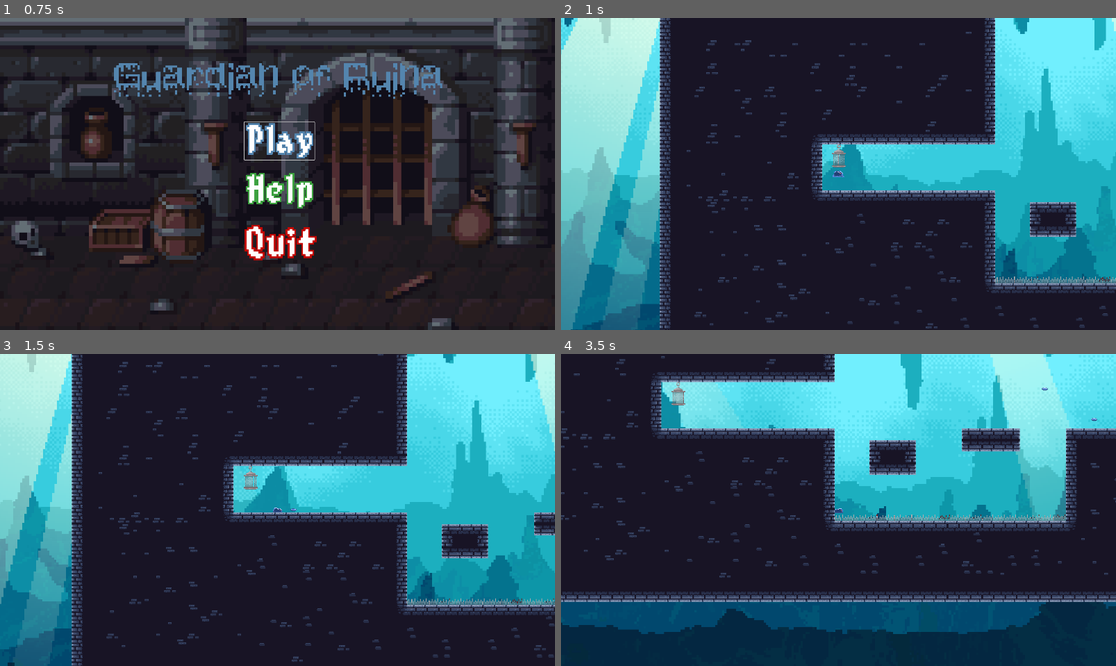
Above: before the commit, frames 1-4 (two rows, left to right).
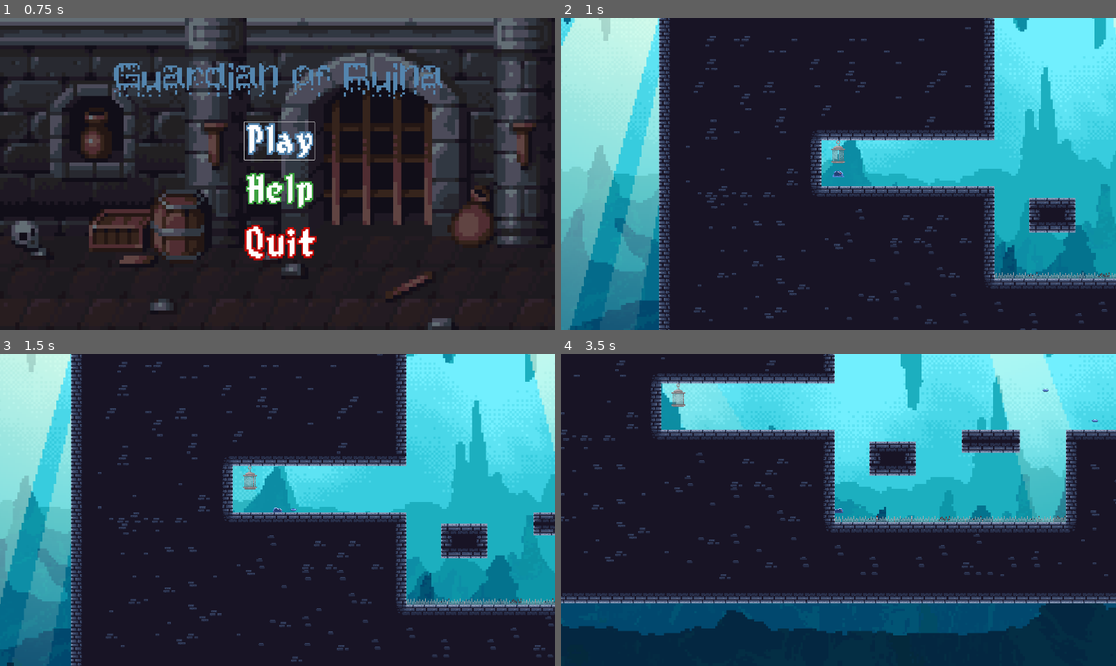
Above: after the commit, the same moments.

Repository: sirBruh/Main-Game
Game: Godot game, scene res://Scenes/menu.tscn
Same seed, same stepped clock (60 frames per second), same inputs: the game is played once before the commit and once after it.
Inputs (mouse positions are in pixels of both pictures, inside the frame that each line leads up to):
- Up to frame 1 (0.75 s): click (277, 139) at 0.5 s
- Up to frame 2 (1 s): no input
- Up to frame 3 (1.5 s): move the mouse to (399, 494) at 1.27 s; press the mouse at (399, 494) at 1.28 s; hold D (walk_right) from 1.28 s (still down)
- Up to frame 4 (3.5 s): tap W (jump) at 1.52, 2.27 s; move the mouse to (727, 525) at 2.02 s; release the mouse at (727, 525) at 2.03 s; click (727, 525) at 2.1 s; move the mouse to (894, 441) at 2.77 s; release D (walk_right) at 2.78 s; press the mouse at (894, 441) at 2.78 s; hold A (walk_left) from 2.78 s (still down)

Frame 1 is identical in both runs. In frame 2, 11% of the frame differs, in the area x 0-100%, y 0-100%; in frame 3, 3.6%; in frame 4, 9.5%.

Commit message:
ending the franchise (real)

Diff:
--- /dev/null
+++ b/Scenes/audio_controller.gd
@@ -0,0 +1,17 @@
+extends Node2D
+
+@export var mute: bool = false
+# Called when the node enters the scene tree for the first time.
+func _ready() -> void:
+	if not mute:
+		play_music()
+func play_music():
+	if get_tree().current_scene.name == "res://Scenes/menu.tscn":
+		$Menumusic.play
+	if get_tree().current_scene.name == "res://Scenes/world.tscn":
+		$Mainmusic.play
+	if get_tree().current_scene.name == "res://Scenes/win_screen.tscn":
+		$Endmusic.play
+# Called every frame. 'delta' is the elapsed time since the previous frame.
+func _process(delta: float) -> void:
+	pass
--- /dev/null
+++ b/Scenes/audio_controller.tscn
@@ -0,0 +1,19 @@
+[gd_scene load_steps=5 format=3 uid="uid://dpdulxhra104u"]
+
+[ext_resource type="AudioStream" uid="uid://bnxjefccawabe" path="res://Sprites/eco-technology-145636.mp3" id="1_g0n0o"]
+[ext_resource type="Script" path="res://Scenes/audio_controller.gd" id="1_qmya0"]
+[ext_resource type="AudioStream" uid="uid://h28x0u1ohlwx" path="res://Sprites/dark-piano-ambient-background-music-together-alone-216674.mp3" id="2_orqrk"]
+[ext_resource type="AudioStream" uid="uid://deymdm8kecnn1" path="res://Sprites/all dropping 8 bit beats from roblox.mp3" id="4_h4ucj"]
+
+[node name="AudioController" type="Node2D"]
+script = ExtResource("1_qmya0")
+
+[node name="Menumusic" type="AudioStreamPlayer2D" parent="."]
+stream = ExtResource("1_g0n0o")
+
+[node name="Mainmusic" type="AudioStreamPlayer2D" parent="."]
+stream = ExtResource("2_orqrk")
+
+[node name="Endmusic" type="AudioStreamPlayer2D" parent="."]
+stream = ExtResource("4_h4ucj")
+pitch_scale = 0.5
--- a/Scenes/menu_music.tscn
+++ /dev/null
@@ -1,7 +0,0 @@
-[gd_scene load_steps=2 format=3 uid="uid://cdfiq37s2l2d3"]
-
-[ext_resource type="AudioStream" uid="uid://deymdm8kecnn1" path="res://Sprites/all dropping 8 bit beats from roblox.mp3" id="1_0jyhf"]
-
-[node name="AudioStreamPlayer2D" type="AudioStreamPlayer2D"]
-stream = ExtResource("1_0jyhf")
-autoplay = true
--- /dev/null
+++ b/Scenes/menumusic.tscn
@@ -0,0 +1,7 @@
+[gd_scene load_steps=2 format=3 uid="uid://c4luipffj7x38"]
+
+[ext_resource type="AudioStream" uid="uid://bnxjefccawabe" path="res://Sprites/eco-technology-145636.mp3" id="1_u086h"]
+
+[node name="AudioStreamPlayer2D" type="AudioStreamPlayer2D"]
+stream = ExtResource("1_u086h")
+autoplay = true
--- a/Scenes/world.tscn
+++ b/Scenes/world.tscn
@@ -328,7 +328,7 @@
 scale = Vector2(451.322, -1.84556)
 
 [node name="Player" parent="." instance=ExtResource("1_i3bq6")]
-position = Vector2(35, 37)
+position = Vector2(36, 43)
 scale = Vector2(0.600001, 0.600001)
 
 [node name="Camera2D" type="Camera2D" parent="Player"]
--- a/menu_music.tscn
+++ /dev/null
@@ -1,7 +0,0 @@
-[gd_scene load_steps=2 format=3 uid="uid://bvb727o73gtfb"]
-
-[ext_resource type="AudioStream" uid="uid://deymdm8kecnn1" path="res://Sprites/all dropping 8 bit beats from roblox.mp3" id="1_bmmac"]
-
-[node name="AudioStreamPlayer2D" type="AudioStreamPlayer2D"]
-stream = ExtResource("1_bmmac")
-autoplay = true
--- a/project.godot
+++ b/project.godot
@@ -18,7 +18,7 @@
 [autoload]
 
 Global="*res://Global.gd"
-MenuMusic="*res://Scenes/menu_music.tscn"
+AudioController="*res://Scenes/audio_controller.gd"
 
 [display]
 
Not shown, changed: Sprites/all dropping 8 bit beats from roblox.mp3.import
Not shown, added: Sprites/dark-piano-ambient-background-music-together-alone-216674.mp3.import
Not shown, added: Sprites/eco-technology-145636.mp3.import
Not shown, added: Sprites/dark-piano-ambient-background-music-together-alone-216674.mp3
Not shown, added: Sprites/eco-technology-145636.mp3
